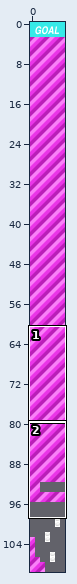
Tiled map -- LudumDare/resources/maps/violetlevel.tmx. Above: a wide view before the commit, with the close-up outlined.
Close-up. First the earlier version:
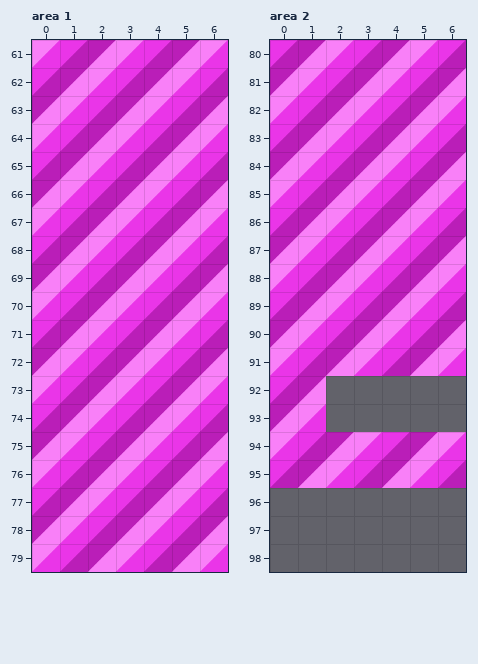
Cells are 64x64 px. Shown: area 1 x 0..6, y 61..79; area 2 x 0..6, y 80..98. The commit also changed other parts of the map, which this record leaves out.
And afterwards:
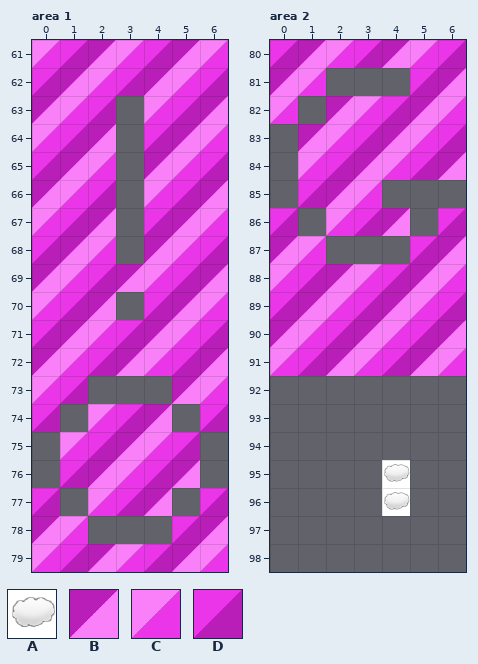
Key: from "enemytileset": A 1 "cloud"; from "rainbowTileSet": B 6, C 13, D 20.
_ is an empty cell.
What changed:
Layer "Tile Layer 1", area 1:
The author cleared tile B in row 63 at x 3; in row 66 at x 3; in row 73 at x 2; in row 74 at x 1; in row 75 at x 0 and 6; in row 77 at x 1.
The author cleared tile B in row 78 at x 3.
The author cleared tile C in row 64 at x 3; in row 67 at x 3; in row 70 at x 3; in row 73 at x 3; in row 74 at x 5; in row 76 at x 0 and 6.
The author cleared tile C in row 77 at x 5; in row 78 at x 4.
The author cleared tile D in row 65 at x 3; in row 68 at x 3; in row 73 at x 4; in row 78 at x 2.
Layer "Tile Layer 1", area 2:
The author cleared tile B in row 81 at x 3; in row 84 at x 0; in row 85 at x 5; in row 86 at x 1; in row 87 at x 3; in row 92 at x 1.
The author cleared tile B in row 93 at x 0; in row 94 at x 2 and 5; in row 95 at x 1 and 4.
The author cleared tile C in row 81 at x 4; in row 85 at x 0 and 6; in row 86 at x 5; in row 87 at x 4; in row 93 at x 1; in row 94 at x 0, 3 and 6.
The author cleared tile C in row 95 at x 2 and 5.
The author cleared tile D in row 81 at x 2; in row 82 at x 1; in row 83 at x 0; in row 85 at x 4; in row 87 at x 2; in row 92 at x 0.
The author cleared tile D in row 94 at x 1 and 4; in row 95 at x 0, 3 and 6.
Layer "Tile Layer 2", area 2:
Tile A is added in rows 95 to 96 at x 4.
